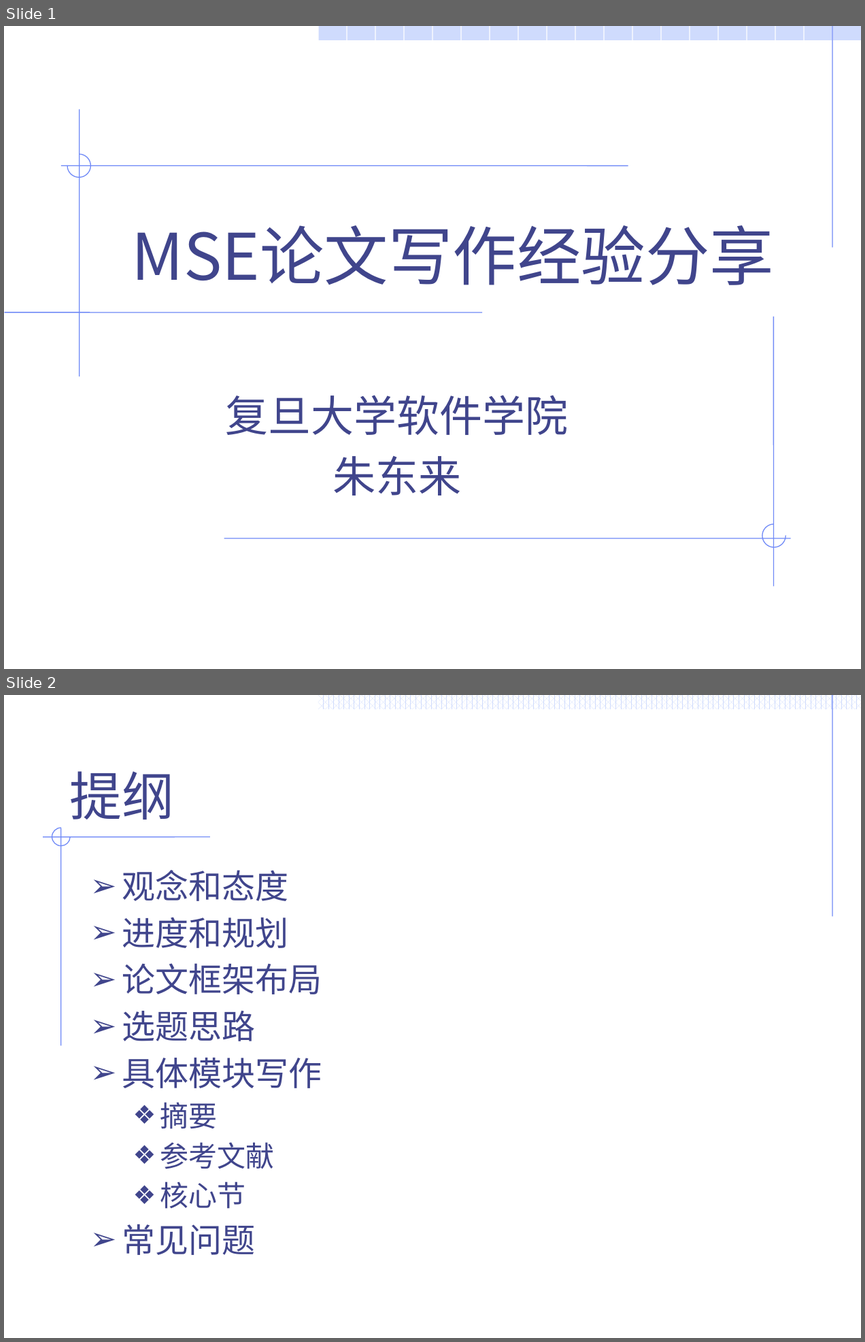
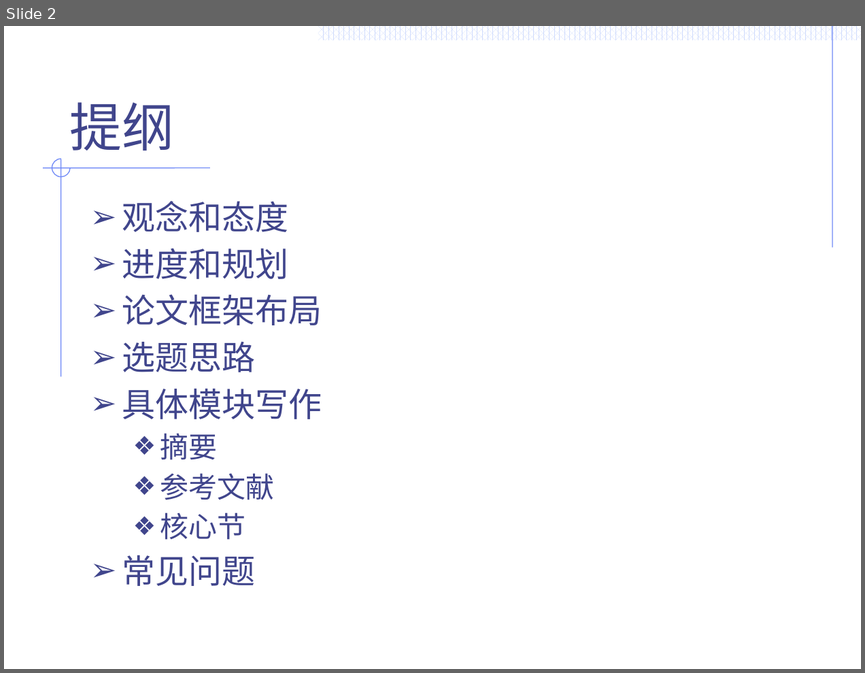
Before and after one commit to visionwang/beaver, a slide deck: 07教育/02论文/论文经验分享v20161201.pptx. Shown one above the other, each under a label of ours: slides 1 and 2 before the commit, slide 2 after it. The pictures are 865x1342 and 865x673 pixels, drawn with LibreOffice and Linux fonts; fonts in the diff are those of the drawing. Boxes give left, top, right and bottom in pixels: in the first picture for what was removed or moved away, otherwise in the second. Text is boxed around its words. In the diff, an @@ line names an element or a change of style, - is before the commit and + after.

Commit message:
不上论文要求

```diff
--- a/07教育/02论文/论文经验分享v20161201.pptx
+++ b/07教育/02论文/论文经验分享v20161201.pptx
@@ slide 1 removed at box(4, 26, 861, 669), background #FFFFFF; not listed: 52 template elements that a slide beside it also shows @@
@@ title removed at box(131, 225, 774, 285) @@
-MSE论文写作经验分享
@@ subtitle removed at box(226, 395, 568, 495) @@
-复旦大学软件学院
-朱东来
@@ group removed at box(5, 26, 861, 586): 5 lines, 2 freeform shapes, 1 rectangle @@
```
Also in this commit, not shown: 1 slide added, 2 other files.
